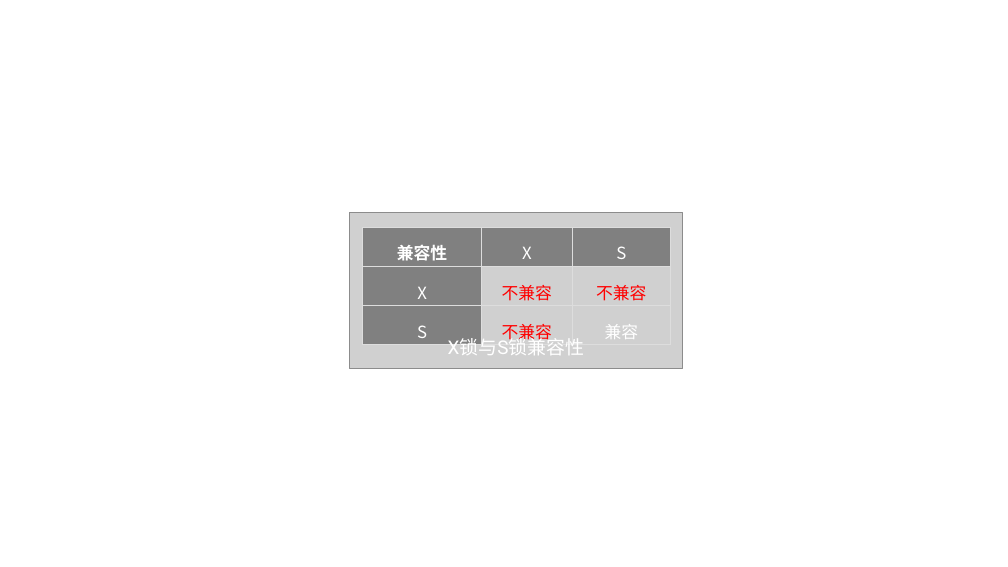
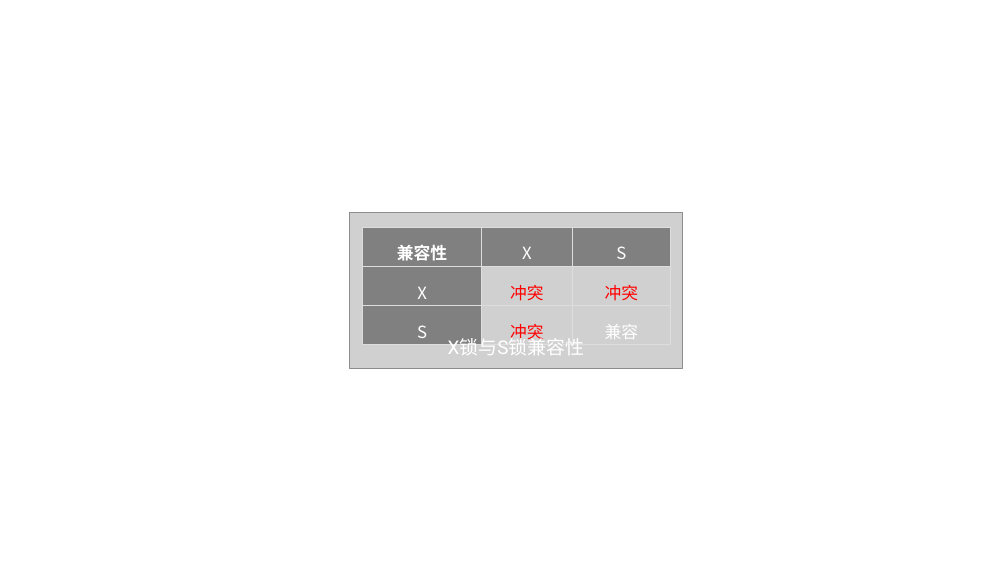
Before and after one commit to caison/java-knowledge-mind-map, a slide deck: slide 1 of 数据库/MySQL锁/配图.pptx. Drawn at 1008x567 pixels with LibreOffice and Linux fonts; fonts in the diff are those of the drawing; grey boxes stand for pictures; background and template pictures are left out. Boxes give left, top, right and bottom in pixels: in the first picture for what was removed or moved away, otherwise in the second. Text is boxed around its words. In the diff, an @@ line names an element or a change of style, - is before the commit and + after.

```diff
--- a/数据库/MySQL锁/配图.pptx
+++ b/数据库/MySQL锁/配图.pptx
@@ table at [363,227,671,347] @@
-row 2, column 2: 不兼容
+row 2, column 2: 冲突
-row 2, column 3: 不兼容
+row 2, column 3: 冲突
-row 3, column 2: 不兼容
+row 3, column 2: 冲突
```
Also in this commit, not shown: 3 other slides changed, 1 slide added, 4 other files.
